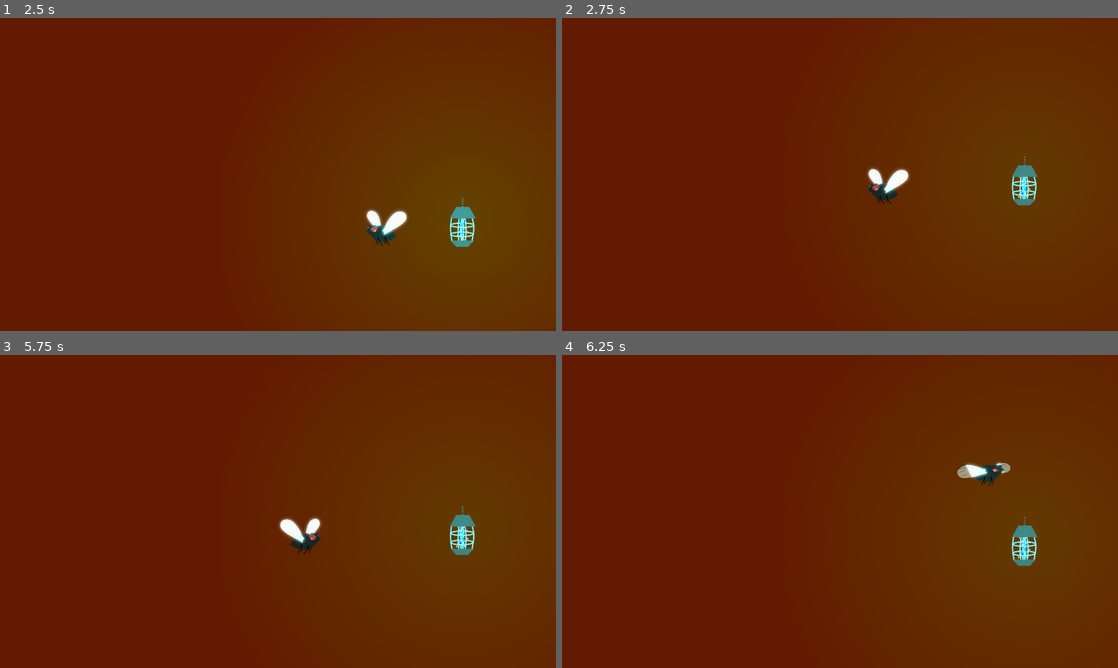
Above: before the commit, frames 1-4 (two rows, left to right).
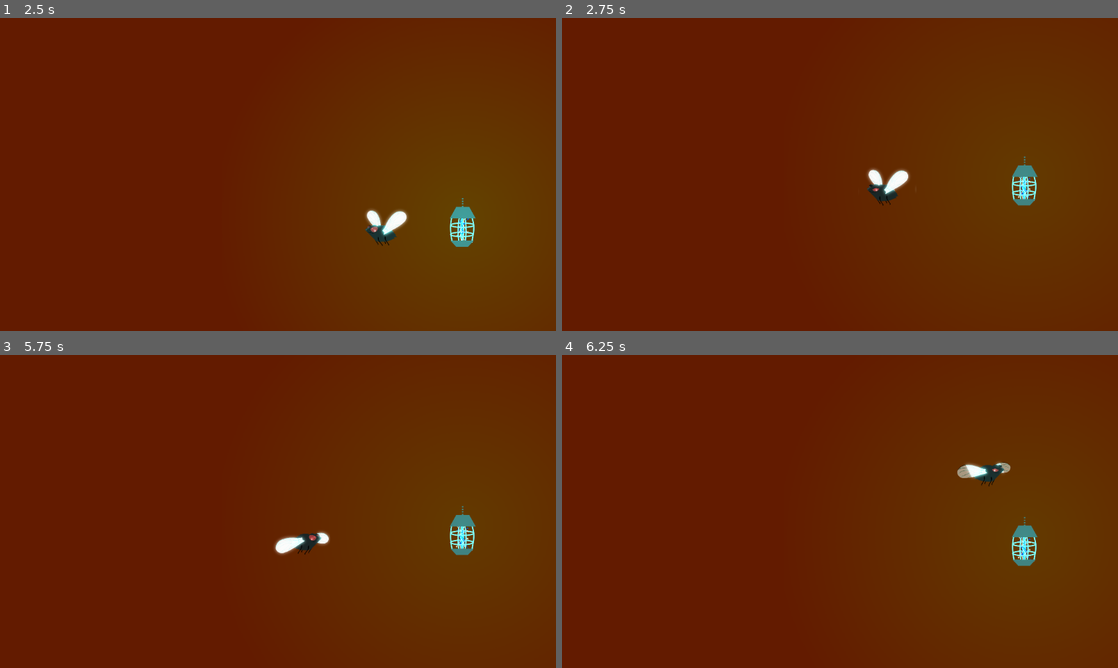
Above: after the commit, the same moments.

Repository: GarterSnake502/Lamplight-Quest-For-Freedom
Game: Godot game, scene res://Scenes/test.tscn
Two runs of this game, one before a commit and one after it. Both use one fixed random seed, a clock stepped at 60 frames per second and the inputs below. This scene is started directly instead of the project's main scene. Sound files missing from this copy of the repository are replaced by a short silence.
Inputs:
- Up to frame 1 (2.5 s): hold D (Move Right) 0.53-2.03 s; tap Z (attack) at 0.6, 1.35, 2.1 s; tap Space (Jump) at 0.77, 1.52 s; hold A (Move Left) from 2.03 s (still down)
- Up to frame 2 (2.75 s): keep holding A (Move Left)
- Up to frame 3 (5.75 s): tap Z (attack) every 0.75 s from 2.85 to 5.1 s; tap Space (Jump) at 3.02, 3.77, 4.52 s; release A (Move Left) at 4.28 s; hold D (Move Right) from 4.28 s (still down)
- Up to frame 4 (6.25 s): keep holding D (Move Right); tap Z (attack) at 5.85 s; tap Space (Jump) at 6.02 s

Frame 1 is identical in both runs. In frame 2, 0.2% of the frame differs, in the area x 54-63%, y 48-60%; in frame 3, 0.7%, in the area x 49-60%, y 51-64%; in frame 4, nothing differs.

Commit message:
Made idle animation play while on floor

Diff:
--- a/scripts/Player/player.gd
+++ b/scripts/Player/player.gd
@@ -48,7 +48,7 @@
 	if !attacking: # no animations, jumping, or refilling jumps
 		if Input.is_action_just_pressed("attack"):
 			attack()
-		elif velocity.y > 0:
+		elif velocity.y > 0 and !is_on_floor():
 			$anim.stop()
 
 	move_and_slide()
Not shown, changed: assets/evil_fly_idle0.png.import
